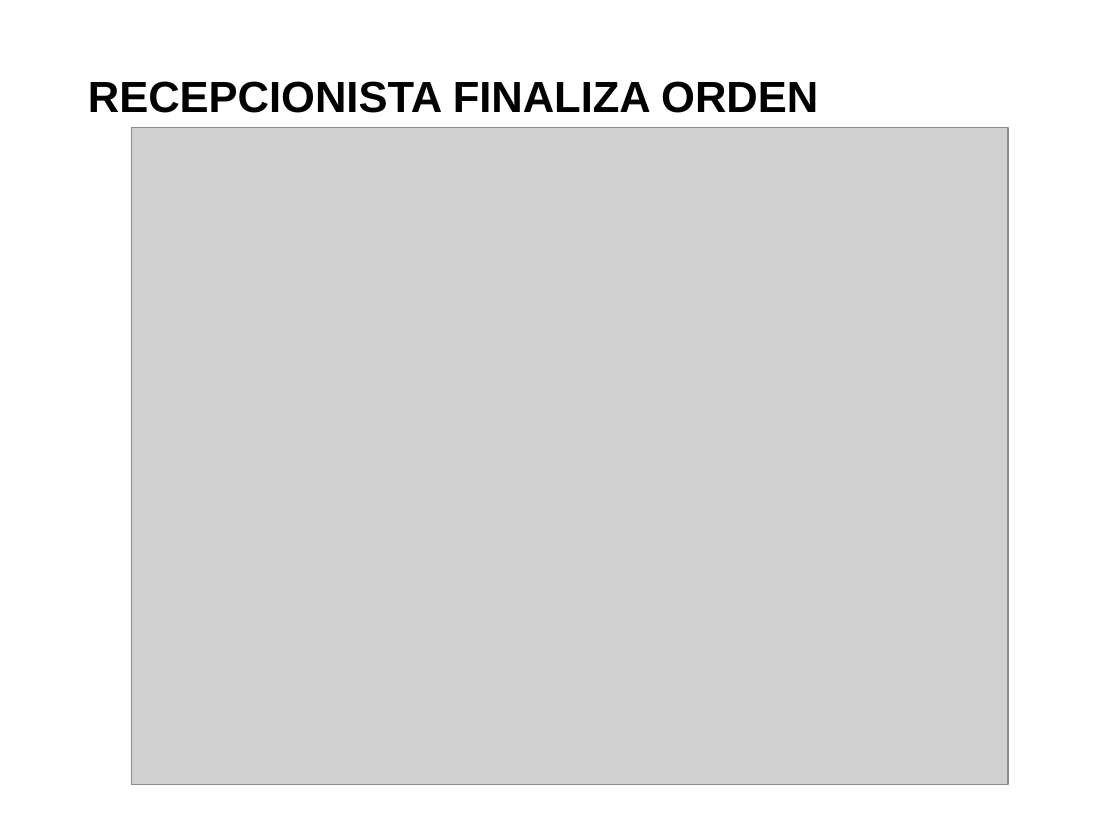
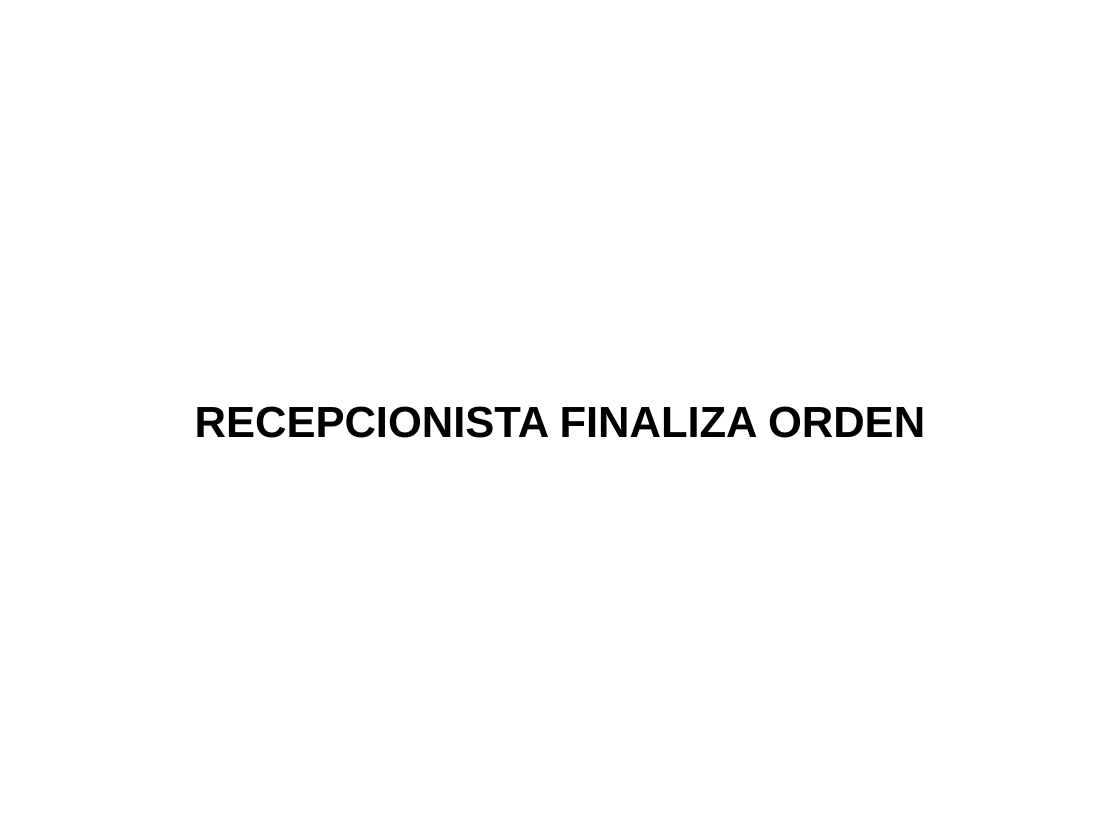
Before and after one commit to saburto/sigset, a slide deck: slide 24 of sigset/documentos/Documentos finales/Presentacion.pptx (slide 27 before the commit). Drawn at 1120x840 pixels with LibreOffice and Linux fonts; fonts in the diff are those of the drawing; grey boxes stand for pictures; background and template pictures are left out. Boxes give left, top, right and bottom in pixels: in the first picture for what was removed or moved away, otherwise in the second. Text is boxed around its words. In the diff, an @@ line names an element or a change of style, - is before the commit and + after.

```diff
--- a/sigset/documentos/Documentos finales/Presentacion.pptx
+++ b/sigset/documentos/Documentos finales/Presentacion.pptx
@@ picture removed at [132,128,1008,785] @@
@@ text "RECEPCIONISTA FINALIZA ORDEN": place and size @@
-text "RECEPCIONISTA FINALIZA ORDEN" at [88,81,818,113]
+text "RECEPCIONISTA FINALIZA ORDEN" at [195,406,925,438]
@@ text "RECEPCIONISTA FINALIZA ORDEN" at [195,406,925,438]: alignment left to centre @@
```
Also in this commit, not shown: 3 other slides changed, 2 slides added, 3 slides removed.
